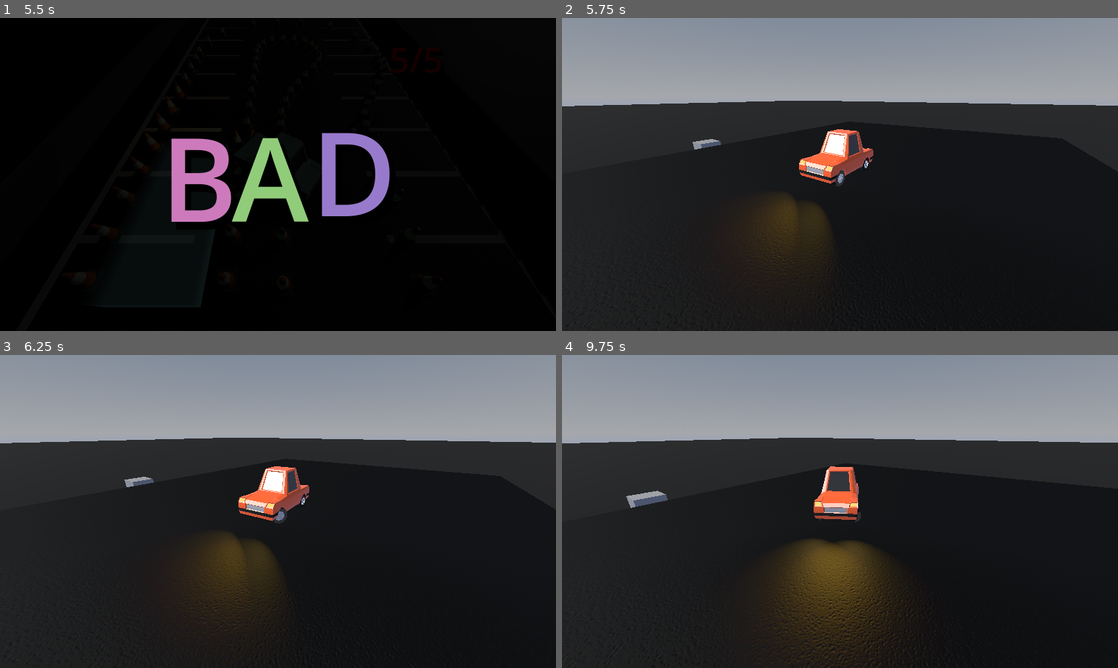
Above: before the commit, frames 1-4 (two rows, left to right).
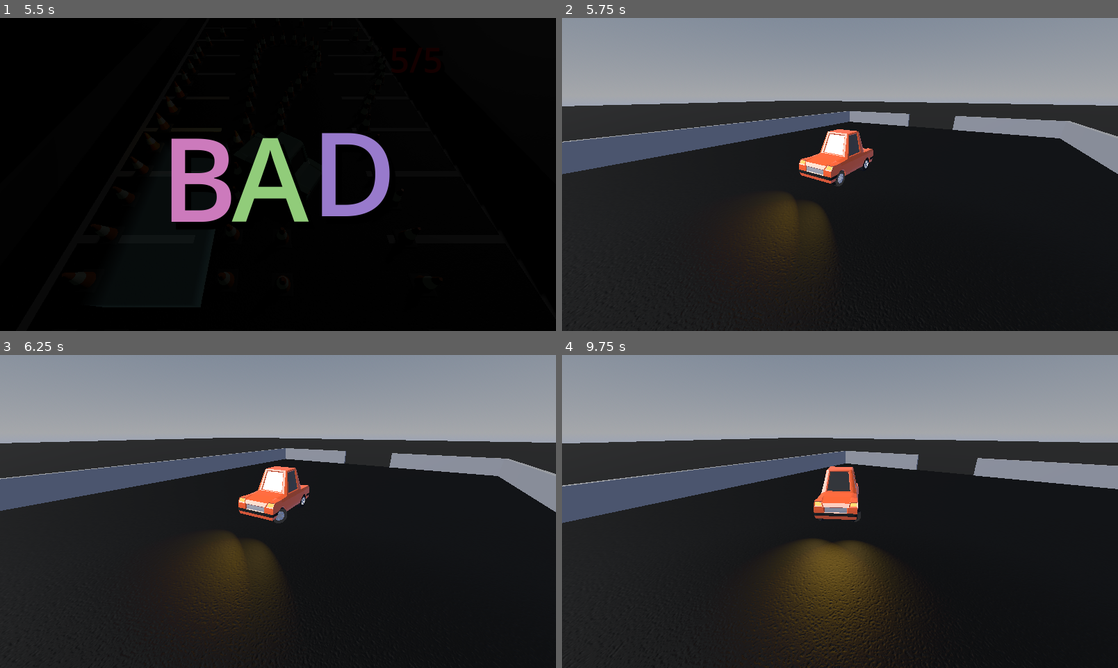
Above: after the commit, the same moments.

Repository: TomMurray/ValetV2
Game: Godot game, scene res://scenes/levels/test.tscn
The game is run twice, just before and just after one commit, with the same random seed, the same clock (stepped at 60 frames per second) and the same inputs.
Inputs:
- Up to frame 1 (5.5 s): hold Right (steer_right) 0.53-1.28 s; tap Enter at 1.25 s; hold Down (brake_reverse) 1.28-2.03 s; hold Right (steer_right) 2.03-2.78 s; hold Up (accelerate) 2.78-3.53 s; hold Left (steer_left) 3.53-5.03 s; hold Down (brake_reverse) from 5.03 s (still down)
- Up to frame 2 (5.75 s): keep holding Down (brake_reverse)
- Up to frame 3 (6.25 s): release Down (brake_reverse) at 5.78 s; hold Right (steer_right) from 5.78 s (still down)
- Up to frame 4 (9.75 s): release Right (steer_right) at 6.53 s; hold Up (accelerate) 6.53-7.28 s; tap Space at 7.25 s; hold Right (steer_right) 7.28-8.03 s; tap Enter at 8 s; hold Down (brake_reverse) 8.03-8.78 s; hold Left (steer_left) 8.78-9.53 s; hold Up (accelerate) from 9.53 s (still down)

Frame 1 is identical in both runs. In frame 2, 5.9% of the frame differs, in the area x 0-100%, y 29-50%; in frame 3, 5.9%; in frame 4, 6.2%, in the area x 0-100%, y 30-54%.

Commit message:
Sort out some collision masks/layers for the player/walls - wasn't quite correct

Diff:
--- a/scenes/levels/level1.tscn
+++ b/scenes/levels/level1.tscn
@@ -62,5 +62,35 @@
 light_volumetric_fog_energy = 2.469
 light_angular_distance = 22.5
 
-[node name="CSGBox3D" type="CSGBox3D" parent="."]
-transform = Transform3D(1, 0, 0, 0, 1, 0, 0, 0, 1, -9, 0, 0)
+[node name="walls" type="Node3D" parent="."]
+transform = Transform3D(1, 0, 0, 0, 1, 0, 0, 0, 1, -7.6, 1, 0)
+
+[node name="CSGBox3D" type="CSGBox3D" parent="walls"]
+transform = Transform3D(0.983393, 0, 0, 0, 0.983393, 0, 0, 0, 0.983393, 0.126213, 0, -0.0418496)
+use_collision = true
+collision_mask = 7
+size = Vector3(0.2, 1, 25)
+
+[node name="CSGBox3D2" type="CSGBox3D" parent="walls"]
+transform = Transform3D(0.983393, 0, 0, 0, 0.983393, 0, 0, 0, 0.983393, 15.0738, 0, -0.0418496)
+use_collision = true
+collision_mask = 7
+size = Vector3(0.2, 1, 25)
+
+[node name="CSGBox3D3" type="CSGBox3D" parent="walls"]
+transform = Transform3D(-4.29855e-08, 0, 0.983393, 0, 0.983393, 0, -0.983393, 0, -4.29855e-08, 7.6, 0, 12.3489)
+use_collision = true
+collision_mask = 7
+size = Vector3(0.2, 1, 15.4)
+
+[node name="CSGBox3D4" type="CSGBox3D" parent="walls"]
+transform = Transform3D(-4.29855e-08, 0, 0.983393, 0, 0.983393, 0, -0.983393, 0, -4.29855e-08, 2.97805, 0, -12.4326)
+use_collision = true
+collision_mask = 7
+size = Vector3(0.2, 1, 6)
+
+[node name="CSGBox3D5" type="CSGBox3D" parent="walls"]
+transform = Transform3D(-4.3125e-08, 0, 0.986586, 0, 0.986586, 0, -0.986586, 0, -4.3125e-08, 12.2219, 0, -12.4326)
+use_collision = true
+collision_mask = 7
+size = Vector3(0.2, 1, 6)
--- a/scenes/levels/test.tscn
+++ b/scenes/levels/test.tscn
@@ -253,7 +253,7 @@
 skeleton = NodePath("../../..")
 
 [node name="walls" type="StaticBody3D" parent="."]
-collision_layer = 4
+collision_mask = 7
 
 [node name="wall" type="CollisionShape3D" parent="walls"]
 transform = Transform3D(1, 0, 0, 0, 1, 0, 0, 0, 1, -5, 0.5, 7)
--- a/scenes/picocar.tscn
+++ b/scenes/picocar.tscn
@@ -9,7 +9,7 @@
 
 [node name="picocar" node_paths=PackedStringArray("wheel_front_right", "wheel_front_left", "wheel_back_right", "wheel_back_left") instance=ExtResource("1_5i6mq")]
 collision_layer = 2
-collision_mask = 4
+collision_mask = 5
 script = ExtResource("2_lkg2x")
 wheel_front_right = NodePath("wheel_fr")
 wheel_front_left = NodePath("wheel_fl")
